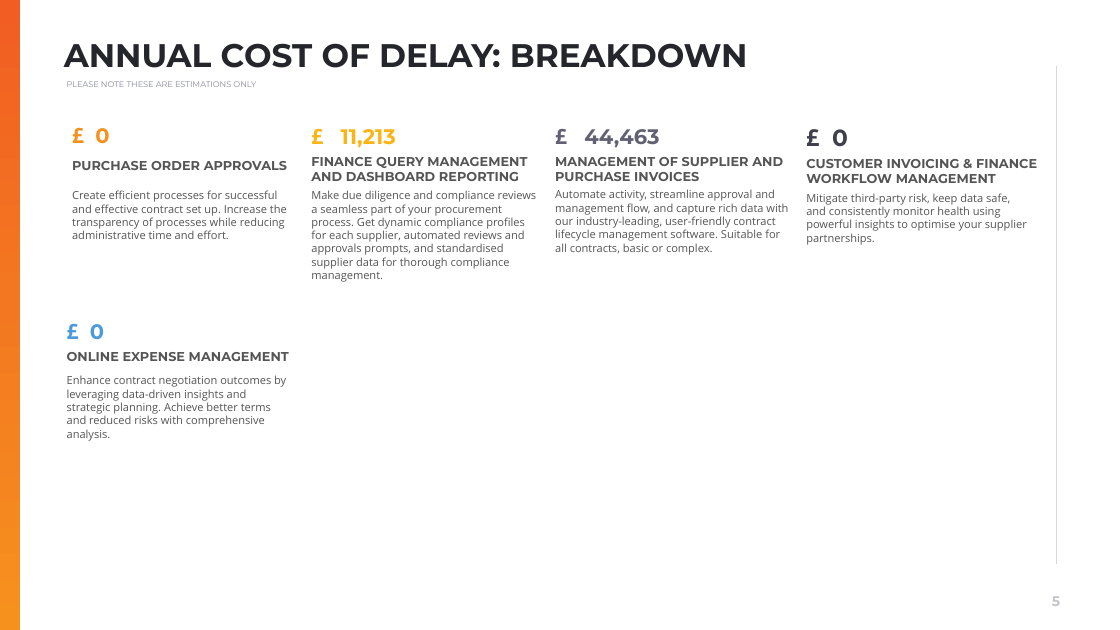
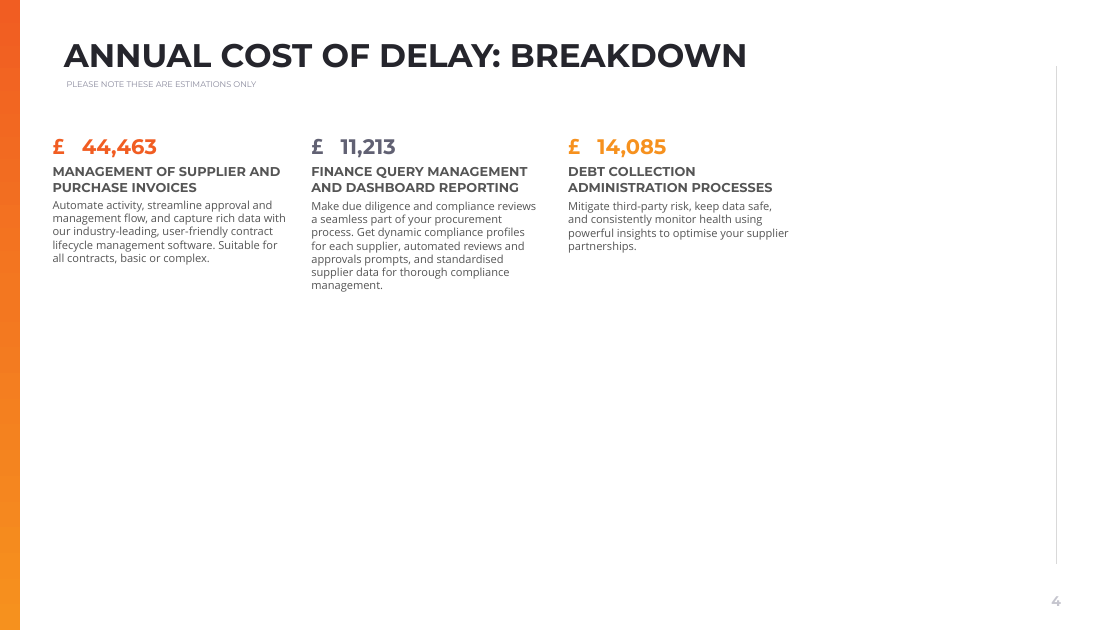
Before and after one commit to muratozdemirpiblo/ppt-api, a slide deck: slide 4 of client_output.pptx (slide 5 before the commit). Drawn at 1120x630 pixels with LibreOffice and Linux fonts; fonts in the diff are those of the drawing; background and template pictures are left out. Boxes give left, top, right and bottom in pixels: in the first picture for what was removed or moved away, otherwise in the second. Text is boxed around its words. In the diff, an @@ line names an element or a change of style, - is before the commit and + after.

```diff
--- a/client_output.pptx
+++ b/client_output.pptx
@@ text "£ 44,463" at (82,139,157,158): text colour #616173 to #F15D22 @@
@@ text removed at (95,128,109,144) @@
-£ 0
@@ 3 texts: place and size @@
-3 texts at (311,129,536,282)
+3 texts at (311,139,536,292)
@@ text "£ 11,213" at (341,139,396,157): text colour #FCB415 to #616173 @@
@@ text added at (597,139,666,158), 18 pt, text #F6911E, bold @@
+£ 14,085
@@ text removed at (832,129,848,147) @@
-£ 0
@@ text removed at (72,161,287,170) @@
-PURCHASE ORDER APPROVALS
@@ text added at (568,167,773,192), 11 pt, text #555555, bold @@
+DEBT COLLECTION ADMINISTRATION PROCESSES
@@ text removed at (806,159,1037,183) @@
-CUSTOMER INVOICING & FINANCE WORKFLOW MANAGEMENT
@@ 3 texts: place and size @@
-3 texts at (555,129,788,255)
+3 texts at (53,139,286,265)
@@ text removed at (72,190,287,239) @@
-Create efficient processes for successful and effective contract set up. Increase the transparency of processes while reducing administrative time and effort.
@@ text "Mitigate third-party risk, keep data ...": place and size @@
-text "Mitigate third-party risk, keep data ..." at (806,193,1027,245)
+text "Mitigate third-party risk, keep data ..." at (568,201,789,253)
@@ text removed at (90,324,104,339) @@
-£ 0
@@ text removed at (67,352,289,361) @@
-ONLINE EXPENSE MANAGEMENT
@@ text removed at (67,375,286,441) @@
-Enhance contract negotiation outcomes by leveraging data-driven insights and strategic planning. Achieve better terms and reduced risks with comprehensive analysis.
@@ page number at (1051,596,1061,606): text changed @@
-5
+4
```
Also in this commit, not shown: 2 other slides changed, 1 slide removed, 5 other files.
